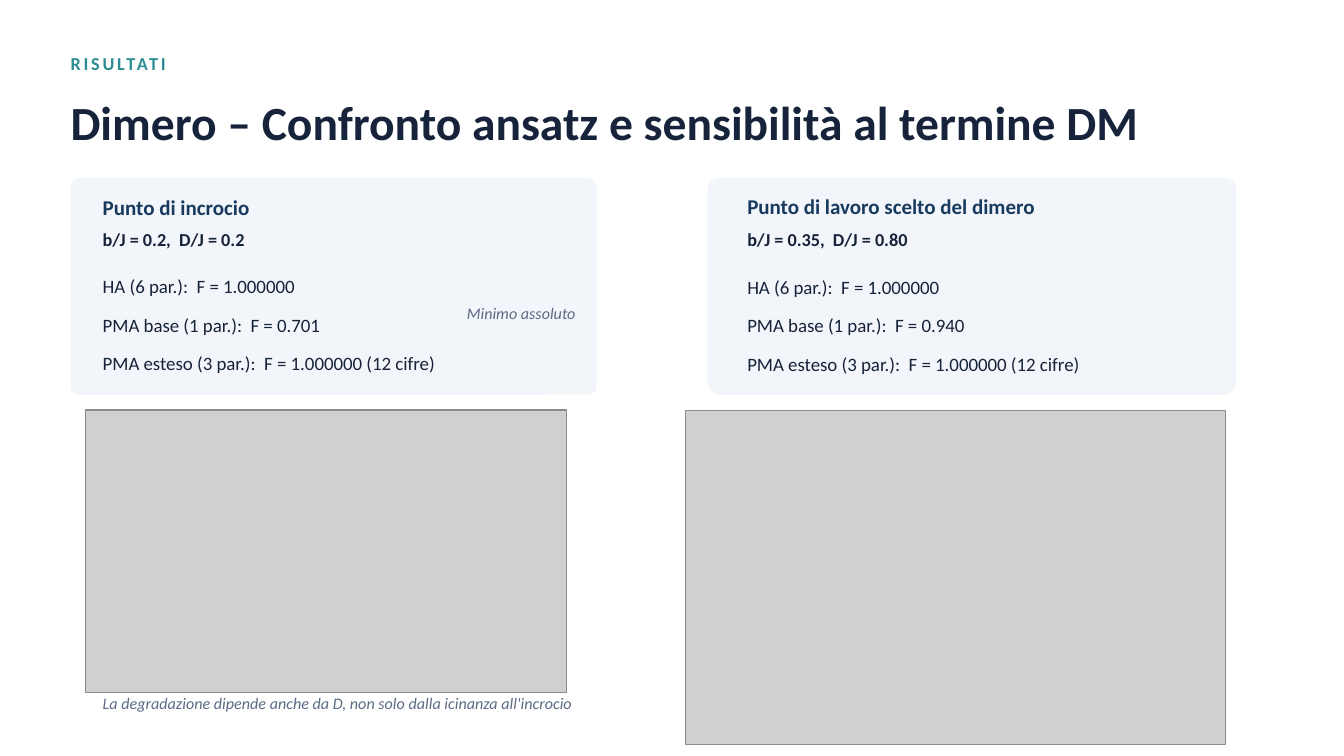
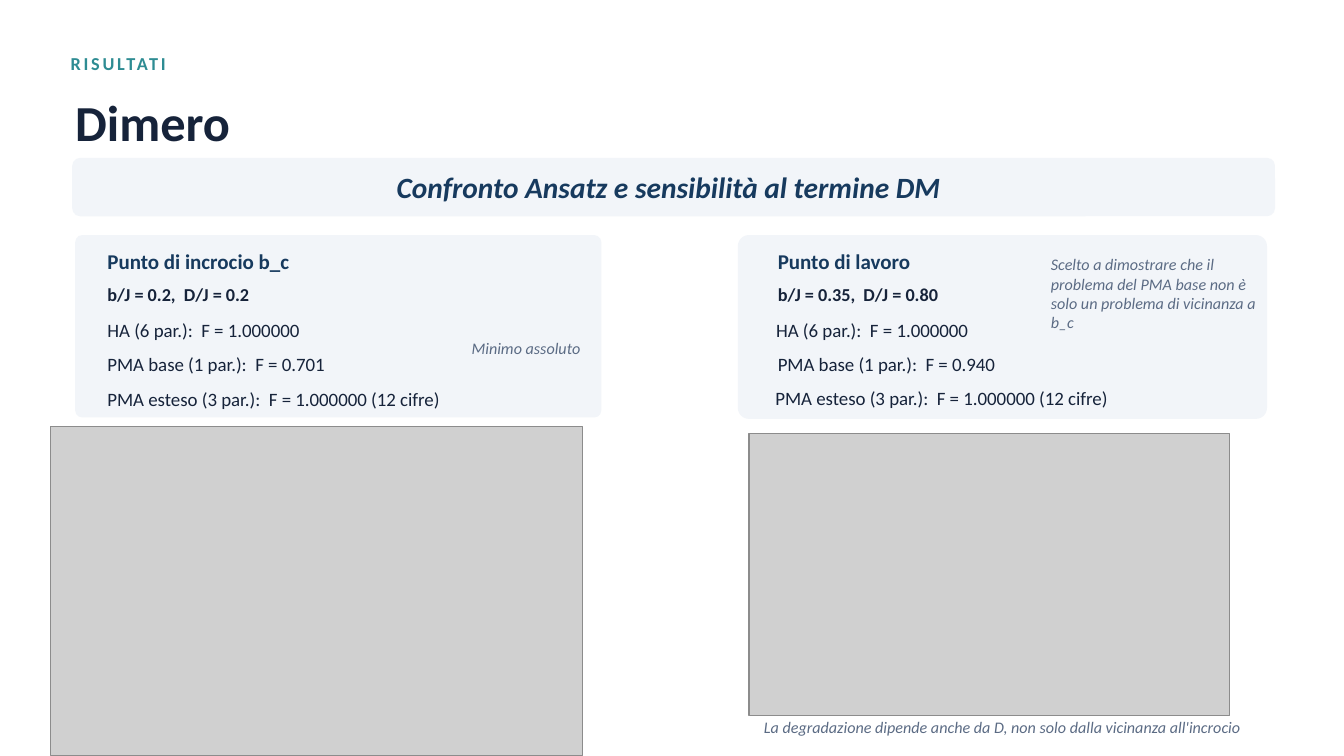
Before and after one commit to samslaves/tesi, a slide deck: slide 9 of 06_relazioni_e_parametri/Slides_v3/slides-schiavi.pptx (slide 10 before the commit). Drawn at 1344x756 pixels with LibreOffice and Linux fonts; fonts in the diff are those of the drawing; grey boxes stand for pictures. Boxes give left, top, right and bottom in pixels: in the first picture for what was removed or moved away, otherwise in the second. Text is boxed around its words. In the diff, an @@ line names an element or a change of style, - is before the commit and + after.

Commit message:
Slides v3. WIP 2

```diff
--- a/06_relazioni_e_parametri/Slides_v3/slides-schiavi.pptx
+++ b/06_relazioni_e_parametri/Slides_v3/slides-schiavi.pptx
@@ text added at (75, 105, 230, 142), 36 pt, text #16233A, bold @@
+Dimero
@@ text "Confronto Ansatz e sensibilità al ..." at (397, 177, 940, 202): vertical alignment middle to top @@
@@ rounded rectangle added at (73, 158, 1275, 217), fill #F2F5F9 @@
@@ text at (397, 177, 940, 202): text changed; size 34 to 21 pt; text colour #16233A to #173A5E; italic on @@
-Dimero – Confronto ansatz e sensibilità al termine DM
+Confronto Ansatz e sensibilità al termine DM
@@ rounded rectangle: place and size @@
-rounded rectangle at (71, 178, 597, 395)
+rounded rectangle at (76, 235, 602, 417)
@@ rounded rectangle: place and size @@
-rounded rectangle at (708, 177, 1237, 394)
+rounded rectangle at (738, 235, 1267, 418)
@@ text at (107, 254, 289, 272): text changed @@
-Punto di incrocio
+Punto di incrocio b_c
@@ text at (778, 254, 910, 269): text changed @@
-Punto di lavoro scelto del dimero
+Punto di lavoro
@@ text added at (1051, 259, 1255, 330), 11.5 pt, text #5B6B84, italic @@
+Scelto a dimostrare che il problema del PMA base non è solo un problema di vicinanza a b_c
@@ text "b/J = 0.2, D/J = ...": place and size @@
-text "b/J = 0.2, D/J = ..." at (103, 233, 244, 249)
+text "b/J = 0.2, D/J = ..." at (107, 288, 249, 304)
@@ text "b/J = 0.35, D/J = ...": place and size @@
-text "b/J = 0.35, D/J = ..." at (747, 233, 907, 249)
+text "b/J = 0.35, D/J = ..." at (778, 288, 938, 304)
@@ text "HA (6 par.): F = ...": place and size @@
-text "HA (6 par.): F = ..." at (103, 279, 294, 296)
+text "HA (6 par.): F = ..." at (107, 323, 299, 340)
@@ text "Minimo assoluto": place and size @@
-text "Minimo assoluto" at (467, 308, 576, 319)
+text "Minimo assoluto" at (472, 343, 581, 354)
@@ text "HA (6 par.): F = ...": place and size @@
-text "HA (6 par.): F = ..." at (747, 280, 939, 297)
+text "HA (6 par.): F = ..." at (776, 323, 968, 340)
@@ text "PMA base (1 par.): F ...": place and size @@
-text "PMA base (1 par.): F ..." at (103, 318, 320, 335)
+text "PMA base (1 par.): F ..." at (107, 357, 325, 374)
@@ text "PMA base (1 par.): F ...": place and size @@
-text "PMA base (1 par.): F ..." at (747, 318, 965, 335)
+text "PMA base (1 par.): F ..." at (778, 357, 995, 374)
@@ text "PMA esteso (3 par.): F ...": place and size @@
-text "PMA esteso (3 par.): F ..." at (103, 356, 434, 373)
+text "PMA esteso (3 par.): F ..." at (107, 392, 439, 409)
@@ text "PMA esteso (3 par.): F ...": place and size @@
-text "PMA esteso (3 par.): F ..." at (747, 357, 1079, 374)
+text "PMA esteso (3 par.): F ..." at (775, 391, 1107, 408)
@@ picture: place and size @@
-picture at (686, 410, 1226, 745)
+picture at (50, 426, 583, 756)
@@ picture: place and size @@
-picture at (86, 410, 567, 694)
+picture at (749, 434, 1230, 717)
@@ text at (764, 722, 1240, 736): text changed @@
-La degradazione dipende anche da D, non solo dalla icinanza all'incrocio
+La degradazione dipende anche da D, non solo dalla vicinanza all'incrocio
```
Also in this commit, not shown: 8 other slides changed, 2 slides added, 2 slides removed, 10 other files.
